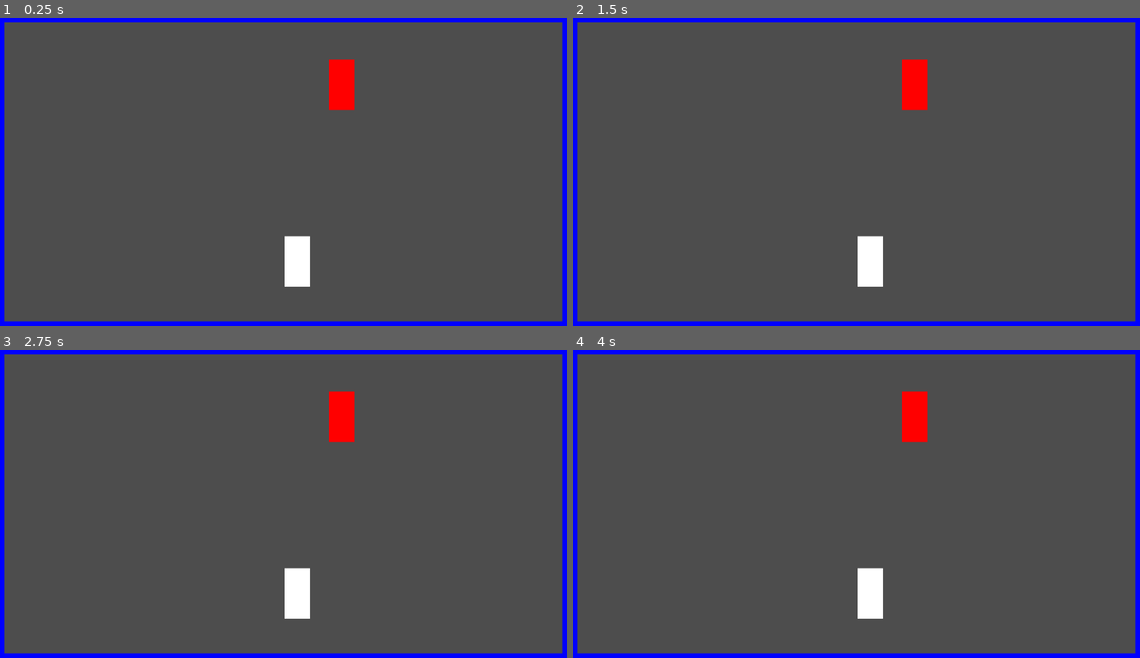
Above: before the commit, frames 1-4 (two rows, left to right).
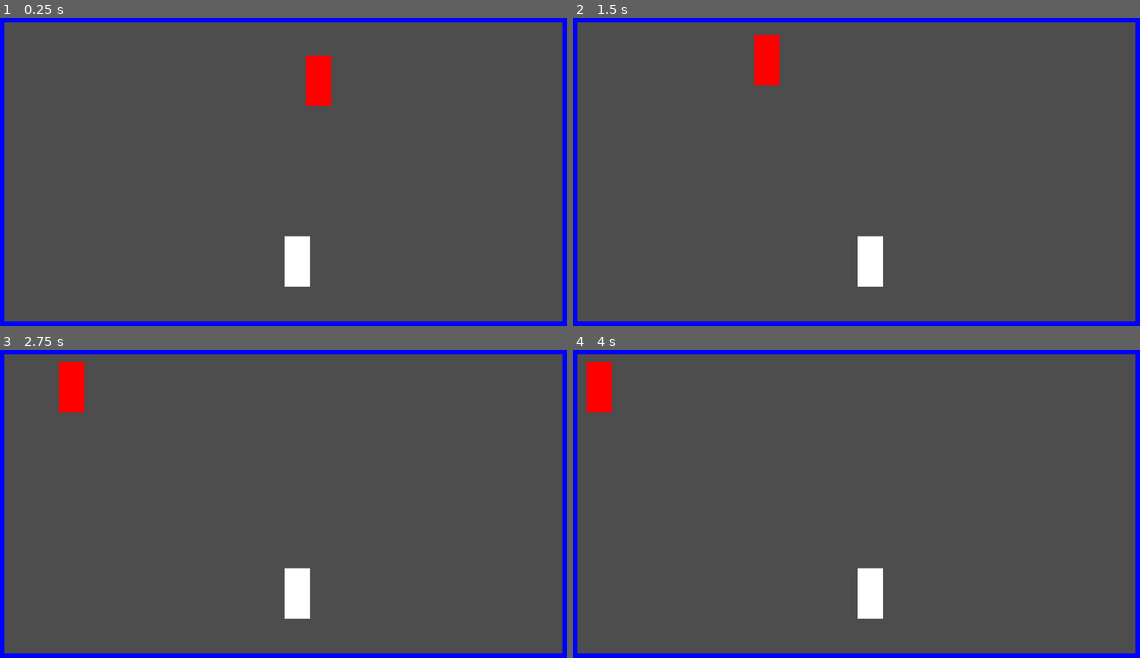
Above: after the commit, the same moments.

Repository: KDing0/GGJGodot
Game: Godot game, scene res://gamescene.tscn
The game is run twice, just before and just after one commit, with the same random seed, the same clock (stepped at 60 frames per second) and the same inputs.
Inputs:
- Up to frame 1 (0.25 s): no input
- Up to frame 2 (1.5 s): no input
- Up to frame 3 (2.75 s): no input
- Up to frame 4 (4 s): no input

The runs differ from the first frame. In frame 1, 1.4% of the frame differs, in the area x 53-63%, y 12-30%; in frame 2, 1.5%; in frame 3, 1.5%; in frame 4, 1.5%, in the area x 2-63%, y 3-30%.

Commit message:
Added enemy script

Diff:
--- /dev/null
+++ b/src/Enemy/Enemy.gd
@@ -0,0 +1,31 @@
+extends CharacterBody2D
+
+@export var SPEED = 200.0
+@onready var nav_agent: NavigationAgent2D = $NavigationAgent2D
+
+var movement_target_position: Vector2:
+	set(value):
+		movement_target_position = value
+		nav_agent.target_position = value
+
+
+func _ready():
+	nav_agent.path_desired_distance = 4.0
+	nav_agent.target_desired_distance = 4.0
+
+	call_deferred("actor_setup")
+
+func actor_setup():
+	await get_tree().physics_frame
+	movement_target_position = Vector2(0.0, 0.0)
+
+func _physics_process(delta):
+
+	if nav_agent.is_navigation_finished():
+		return
+
+	var current_agent_pos: Vector2 = global_position
+	var next_path_position: Vector2 = nav_agent.get_next_path_position()
+
+	velocity = current_agent_pos.direction_to(next_path_position) * SPEED
+	move_and_slide()
--- a/src/Enemy/enemy.tscn
+++ b/src/Enemy/enemy.tscn
@@ -1,4 +1,6 @@
-[gd_scene load_steps=3 format=3 uid="uid://cf6o2n1w1lpv0"]
+[gd_scene load_steps=4 format=3 uid="uid://cf6o2n1w1lpv0"]
+
+[ext_resource type="Script" path="res://Enemy/Enemy.gd" id="1_ul17h"]
 
 [sub_resource type="CapsuleShape2D" id="CapsuleShape2D_161ag"]
 radius = 25.0
@@ -11,6 +13,7 @@
 position = Vector2(-1, -2)
 collision_layer = 4
 collision_mask = 15
+script = ExtResource("1_ul17h")
 
 [node name="CollisionShape2D" type="CollisionShape2D" parent="."]
 shape = SubResource("CapsuleShape2D_161ag")
@@ -18,3 +21,5 @@
 [node name="MeshInstance2D" type="MeshInstance2D" parent="."]
 modulate = Color(1, 0, 0, 1)
 mesh = SubResource("QuadMesh_fsbxt")
+
+[node name="NavigationAgent2D" type="NavigationAgent2D" parent="."]
--- a/src/gamescene.tscn
+++ b/src/gamescene.tscn
@@ -22,6 +22,11 @@
 size = Vector2(1178.5, 75)
 
 [sub_resource type="QuadMesh" id="QuadMesh_q2dtn"]
+
+[sub_resource type="NavigationPolygon" id="NavigationPolygon_cwp51"]
+vertices = PackedVector2Array(33, 601, 28, 43, 1112, 41, 1105, 603)
+polygons = Array[PackedInt32Array]([PackedInt32Array(0, 1, 2, 3)])
+outlines = Array[PackedVector2Array]([PackedVector2Array(33, 601, 28, 43, 1112, 41, 1105, 603)])
 
 [node name="Node2D" type="Node2D"]
 
@@ -91,3 +96,6 @@
 position = Vector2(578, 647)
 scale = Vector2(1161.63, 45.5)
 mesh = SubResource("QuadMesh_q2dtn")
+
+[node name="NavigationRegion2D" type="NavigationRegion2D" parent="."]
+navigation_polygon = SubResource("NavigationPolygon_cwp51")
Not shown: 1 places in src/gamescene.tscn that only renumber resources
